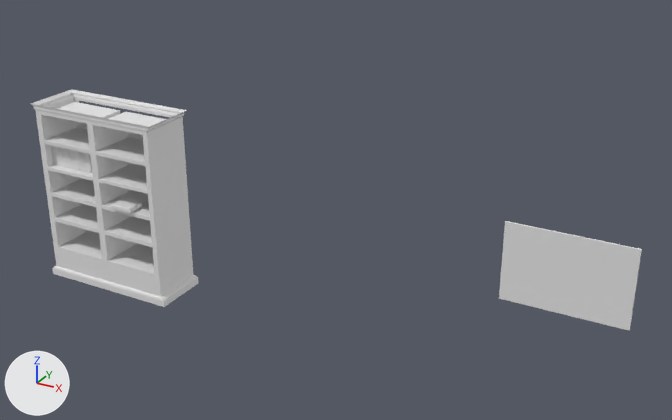
An edit to the Blender file Murder_Mystery_Escape_Room/Assets/Models/Bookshelf_01.blend, drawn before and after from the same camera.
Before and after are seen from a 50 mm lens placed at (20.63, -23.48, 12.27), pointed at (7.96, -0.45, 0.75). Lighting does not change. The marker at lower left points along +X, +Y and +Z. Materials are left out; every surface is plain grey.

Names of what the first picture shows: 'Books_01', 'Bookshelf', 'Cube', 'Drawers'.
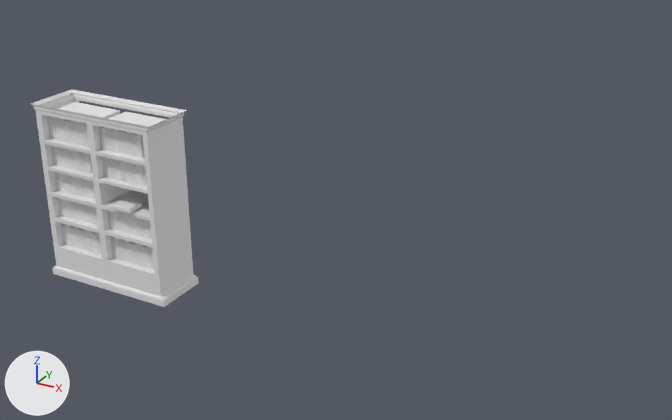
Boxes [x1, y1, x2, y2] around the edits, measured in the pictures (672 x 420 px):
'Bookshelf', reshaped, moved, turned, rescaled: [31, 89, 198, 307] in both
'Cube', deleted: before [499, 221, 642, 331]
'Drawers', unchanged, covered by the edit: before [59, 250, 156, 293]

The change in detail:
me_cube is used by ob_bookshelf; location (0.0, 0.0, 0.0).
me_cube had 282 vertices, 230 faces and spanned x -2.49..2.49, y -2.4..-0.47, z -3.19..3.12.
me_cube now has 4284 vertices, 3006 faces and spans x -19.68..49.16, y -21.73..4.86, z -63.16..23.89.
me_cube part 1: 282 vertices removed from x -2.49..2.49, y -2.4..-0.47, z -3.19..3.12; 4284 vertices added at x -19.68..49.16, y -21.73..4.86, z -63.16..23.89.
Object 'Bookshelf' (ob_bookshelf) moves from (0.0, 0.0, 0.0) to (1.07, -2.05, 1.39).
Object 'Bookshelf' (ob_bookshelf) turns from (0, 0, 0) to (0, 0, 180) degrees about x, y and z.
Object 'Bookshelf' (ob_bookshelf) is rescaled from (1.0, 1.0, 1.0) to (0.0725, 0.0725, 0.0725).
Object 'Cube' (ob_cube) is deleted.
